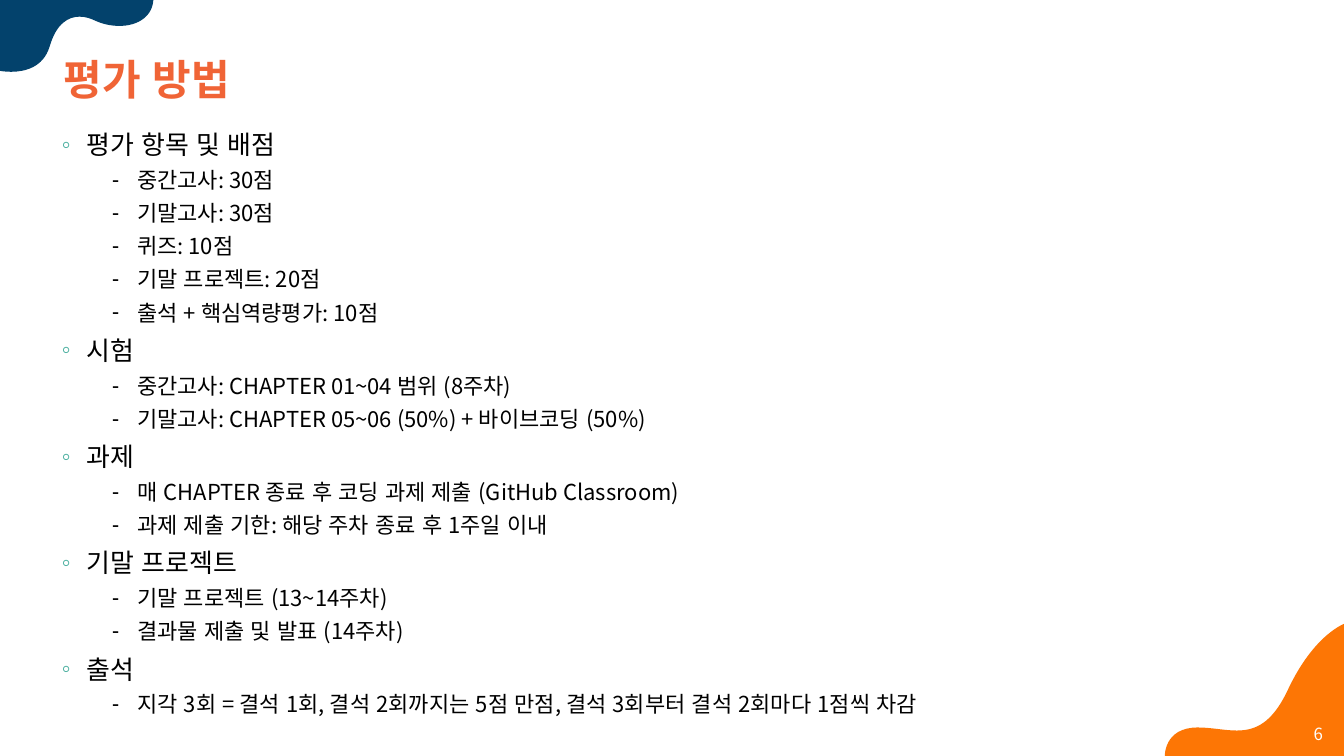
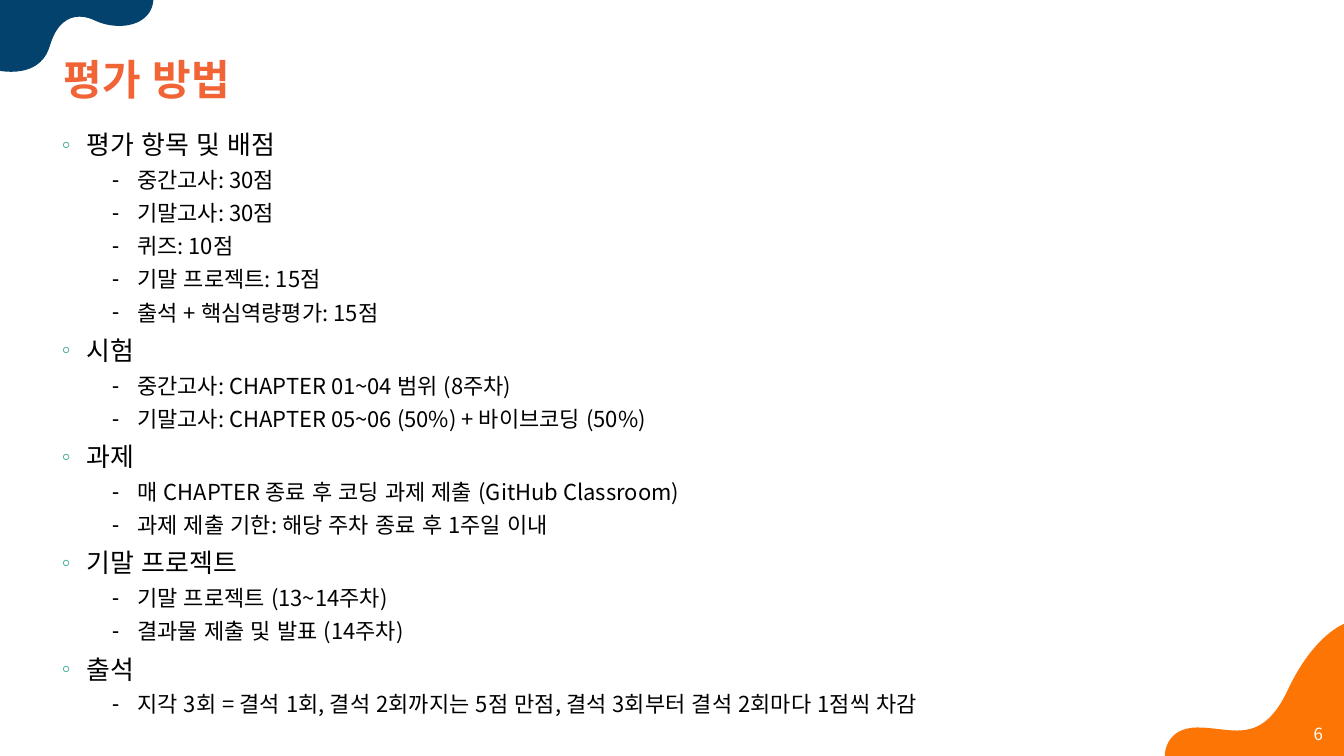
Before and after one commit to Sangdon-Park/Sangdon-Park.github.io, a slide deck: slide 6 of data/인공지능/00-preview.pptx. Drawn at 1344x756 pixels with LibreOffice and Linux fonts; fonts in the diff are those of the drawing; background and template pictures are left out. Boxes give left, top, right and bottom in pixels: in the first picture for what was removed or moved away, otherwise in the second. Text is boxed around its words. In the diff, an @@ line names an element or a change of style, - is before the commit and + after.

```diff
--- a/data/인공지능/00-preview.pptx
+++ b/data/인공지능/00-preview.pptx
@@ text at (137, 268, 379, 323): text changed @@
-  ⁃ 기말 프로젝트: 20점
-  ⁃ 출석 + 핵심역량평가: 10점
+  ⁃ 기말 프로젝트: 15점
+  ⁃ 출석 + 핵심역량평가: 15점
```
Also in this commit, not shown: 19 other files.
